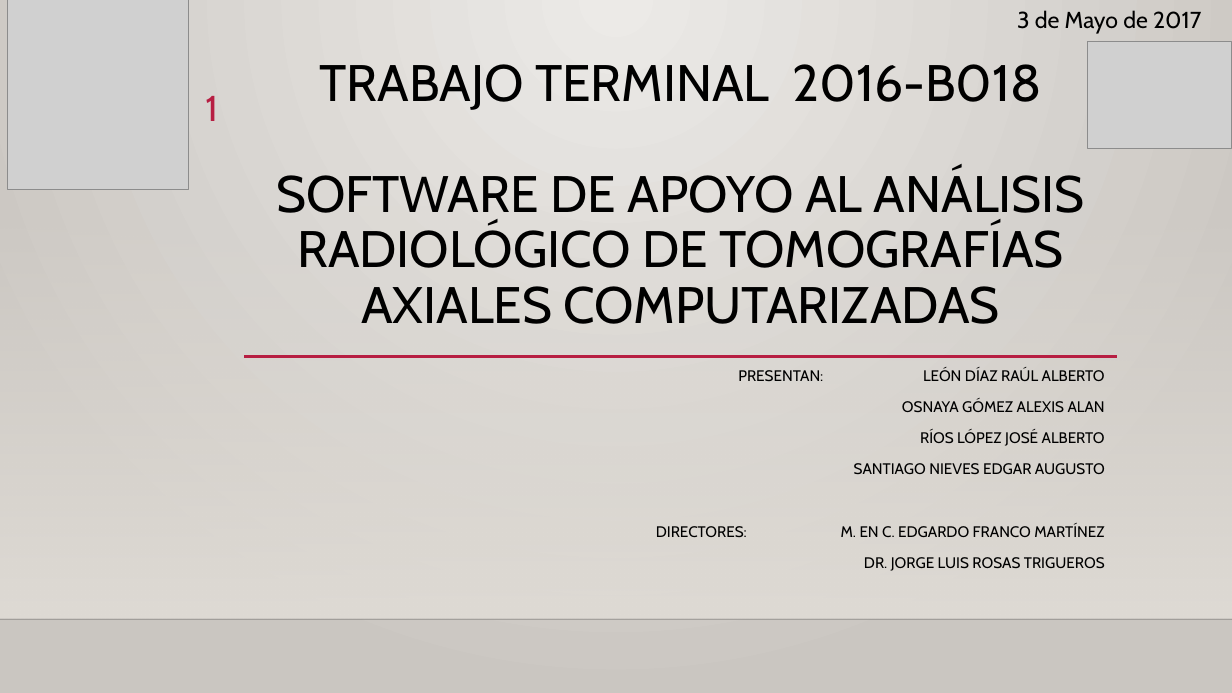
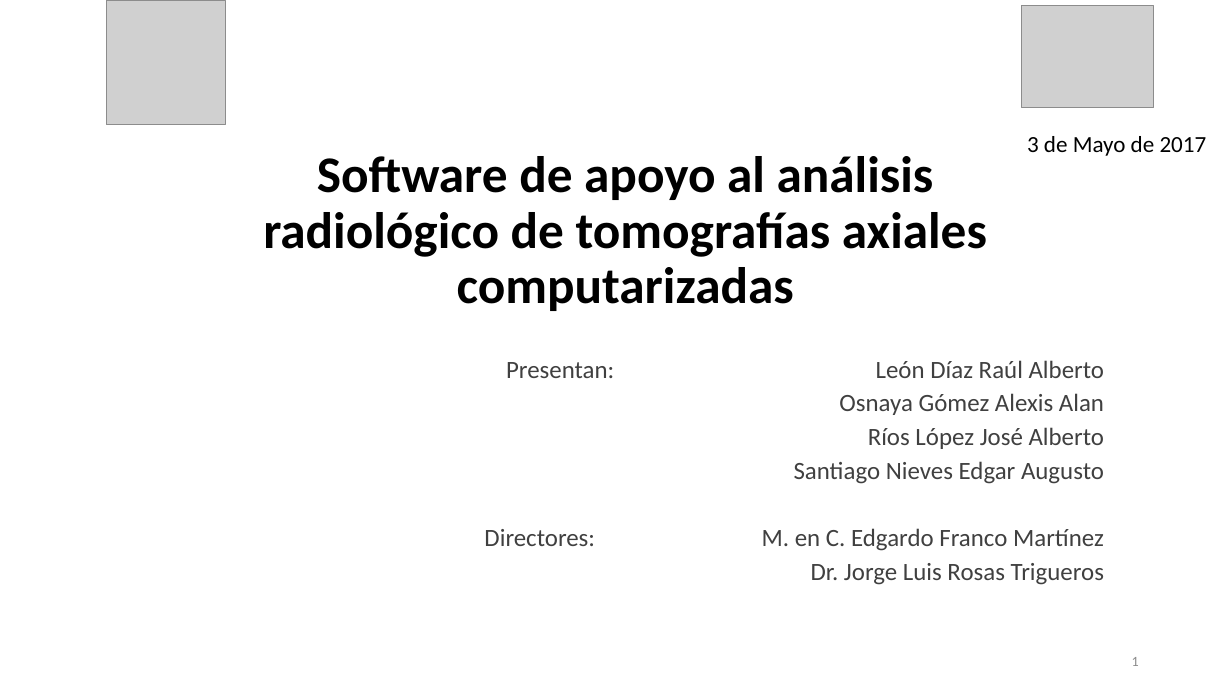
Before and after one commit to garo9521/Trabajo-Terminal, a slide deck: slide 1 of Documento/Final_Presentacion.pptx. Drawn at 1232x693 pixels with LibreOffice and Linux fonts; fonts in the diff are those of the drawing; grey boxes stand for pictures; background and template pictures are left out. Boxes give left, top, right and bottom in pixels: in the first picture for what was removed or moved away, otherwise in the second. Text is boxed around its words. In the diff, an @@ line names an element or a change of style, - is before the commit and + after.

```diff
--- a/Documento/Final_Presentacion.pptx
+++ b/Documento/Final_Presentacion.pptx
@@ background gradient #ECEAE7 to #CAC7C1 to picture (left out) @@
@@ picture: place and size @@
-picture at <box>7,0,189,190</box>
+picture at <box>106,0,226,125</box>
@@ picture: place and size @@
-picture at <box>1088,42,1232,148</box>
+picture at <box>1022,6,1154,107</box>
@@ text "3 de Mayo de 2017": place and size @@
-text "3 de Mayo de 2017" at <box>1017,10,1201,34</box>
+text "3 de Mayo de 2017" at <box>1027,136,1207,156</box>
@@ text "3 de Mayo de 2017" at <box>1027,136,1207,156</box>: font Cabin to Calibri @@
@@ title at <box>263,156,987,311</box>: text changed; font Cabin to Calibri; bold on @@
-TRABAJO TERMINAL 2016-B018
-SOFTWARE DE APOYO AL ANÁLISIS
-RADIOLÓGICO DE TOMOGRAFÍAS AXIALES COMPUTARIZADAS
+Trabajo Terminal 2016-B018
+Software de apoyo al análisis
+radiológico de tomografías axiales computarizadas
@@ rectangle removed at <box>0,204,1232,619</box> @@
@@ line removed from (244, 357) to (1117, 357) @@
@@ subtitle at <box>506,360,1104,585</box>: text changed; size 11.9 to 19.4 pt; font Cabin to Calibri; text colour #000000 to #404040 @@
-PRESENTAN: LEÓN DÍAZ RAÚL ALBERTO
-OSNAYA GÓMEZ ALEXIS ALAN
-RÍOS LÓPEZ JOSÉ ALBERTO
-SANTIAGO NIEVES EDGAR AUGUSTO
-DIRECTORES: M. EN C. EDGARDO FRANCO MARTÍNEZ
-DR. JORGE LUIS ROSAS TRIGUEROS
+Presentan: León Díaz Raúl Alberto
+Osnaya Gómez Alexis Alan
+Ríos López José Alberto
+Santiago Nieves Edgar Augusto
+Directores: M. en C. Edgardo Franco Martínez
+Dr. Jorge Luis Rosas Trigueros
@@ line removed from (0, 619) to (1232, 619) @@
@@ text "1": place and size @@
-text "1" at <box>205,96,218,121</box>
+text "1" at <box>1132,657,1139,666</box>
@@ text "1" at <box>1132,657,1139,666</box>: size 28 to 11 pt, font Cabin to Calibri, text colour #B71E42 to #8C8C8C; vertical alignment top to middle @@
```
Also in this commit, not shown: 26 other slides changed, 1 slide added, 1 slide removed.
